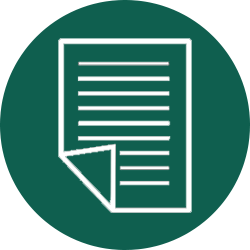
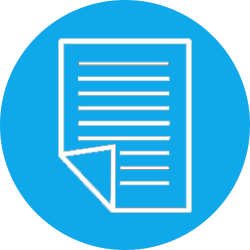
Revision of a layered 250 × 250 image; what changed, layer by layer:
painted on "Ellipse 1" over [0, 0, 250, 250]
